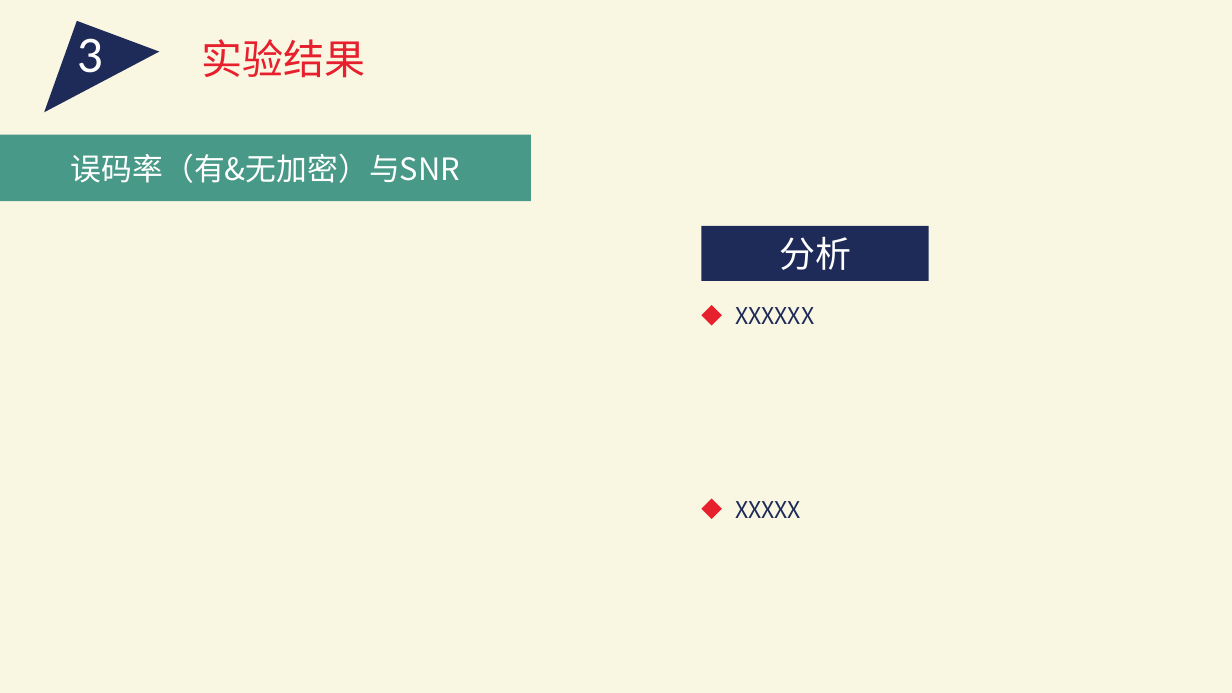
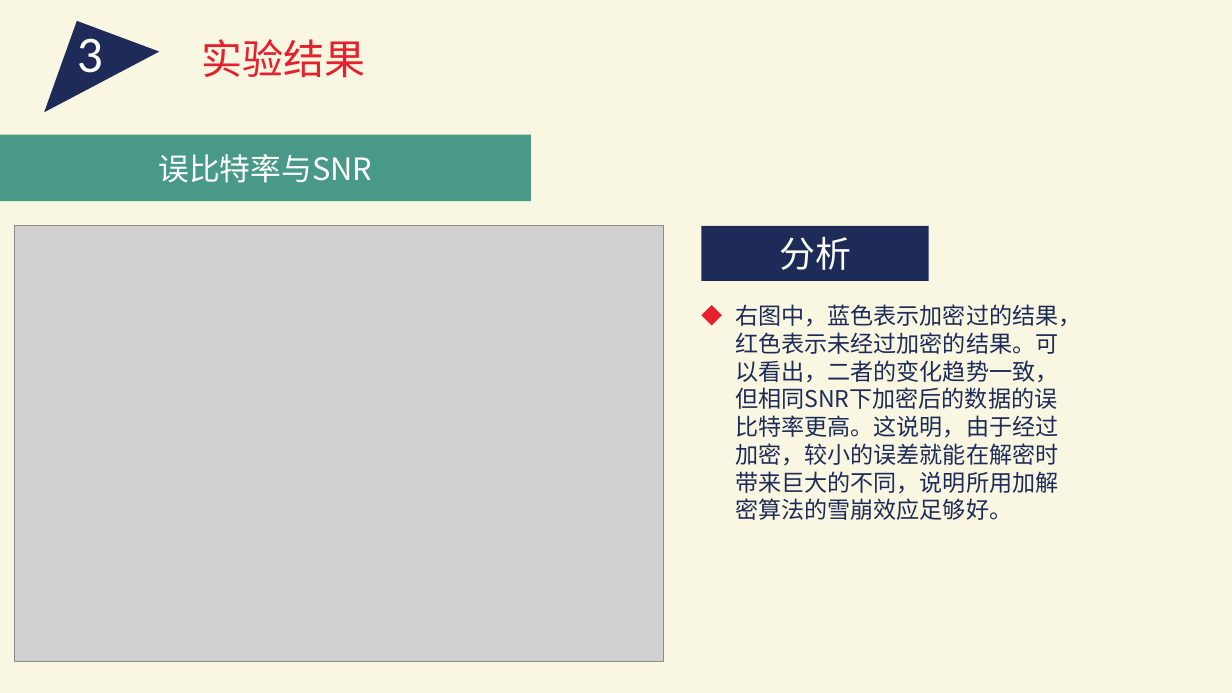
Before and after one commit to IntroductionOfCoding2015/encryption, a slide deck: slide 14 of PPT.pptx (slide 13 before the commit). Drawn at 1232x693 pixels with LibreOffice and Linux fonts; fonts in the diff are those of the drawing; grey boxes stand for pictures. Boxes give left, top, right and bottom in pixels: in the first picture for what was removed or moved away, otherwise in the second. Text is boxed around its words. In the diff, an @@ line names an element or a change of style, - is before the commit and + after.

```diff
--- a/PPT.pptx
+++ b/PPT.pptx
@@ text in rectangle at (x1=158, y1=154, x2=372, y2=183): text changed @@
-误码率（有&无加密）与SNR
+误比特率与SNR
@@ picture added at (x1=15, y1=226, x2=665, y2=661) @@
@@ text at (x1=735, y1=304, x2=1081, y2=520): text changed @@
-XXXXXX
+右图中，蓝色表示加密过的结果，红色表示未经过加密的结果。可以看出，二者的变化趋势一致，但相同SNR下加密后的数据的误比特率更高。这说明，由于经过加密，较小的误差就能在解密时带来巨大的不同，说明所用加解密算法的雪崩效应足够好。
@@ diamond removed at (x1=701, y1=499, x2=722, y2=519) @@
@@ text removed at (x1=735, y1=501, x2=801, y2=518) @@
-XXXXX
```
Also in this commit, not shown: 8 other slides changed, 2 slides added, 5 slides removed, 1 other file.
